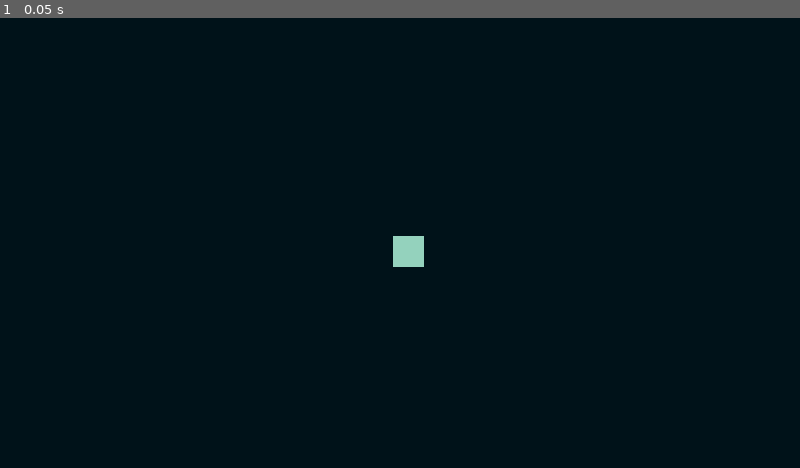
Above: before the commit, frame 1.
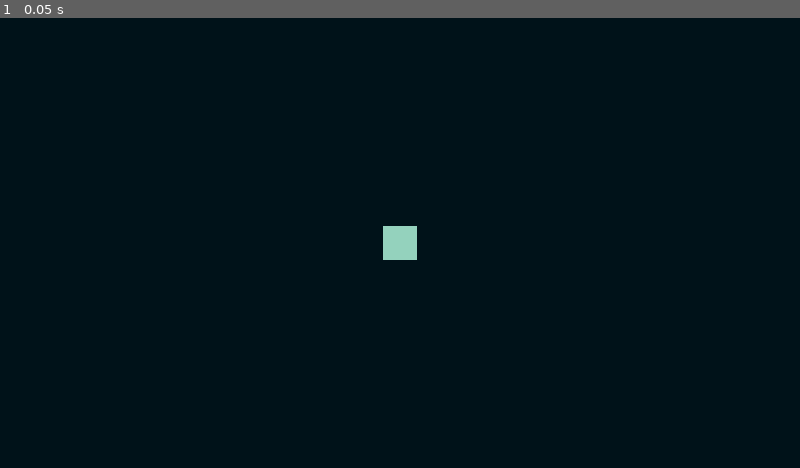
Above: after the commit, the same moment.

Repository: tiago-xavier-braga/LeafTween
Game: Godot game, scene res://demo/basic/basic.tscn
Two runs of this game, one before a commit and one after it. Both use one fixed random seed, a clock stepped at 60 frames per second and the inputs below. Before the commit the project starts from res://demo/lvl_sample_scene.tscn.
Inputs:
- Up to frame 1 (0.05 s): no input

The runs differ from the first frame. In frame 1, 0.3% of the frame differs, in the area x 47-53%, y 46-56%.

Commit message:
fix: rename and relocate demo scene per project conventions
Moves the scaffold to demo/basic/basic.tscn with a matching root node name, and fixes the move-target square's off-center anchor offsets.

Diff:
--- a/demo/lvl_sample_scene.tscn
+++ b/demo/basic/basic.tscn
@@ -1,6 +1,6 @@
 [gd_scene format=3 uid="uid://b45pch0rxg3ut"]
 
-[node name="Control" type="Control" unique_id=1643899388]
+[node name="Basic" type="Control" unique_id=1643899388]
 layout_mode = 3
 anchors_preset = 15
 anchor_right = 1.0
@@ -24,10 +24,10 @@
 anchor_top = 0.5
 anchor_right = 0.5
 anchor_bottom = 0.5
-offset_left = -20.0
-offset_top = -20.0
-offset_right = 60.0
-offset_bottom = 60.0
+offset_left = -40.0
+offset_top = -40.0
+offset_right = 40.0
+offset_bottom = 40.0
 grow_horizontal = 2
 grow_vertical = 2
 color = Color(0.5803922, 0.8235294, 0.7411765, 1)
